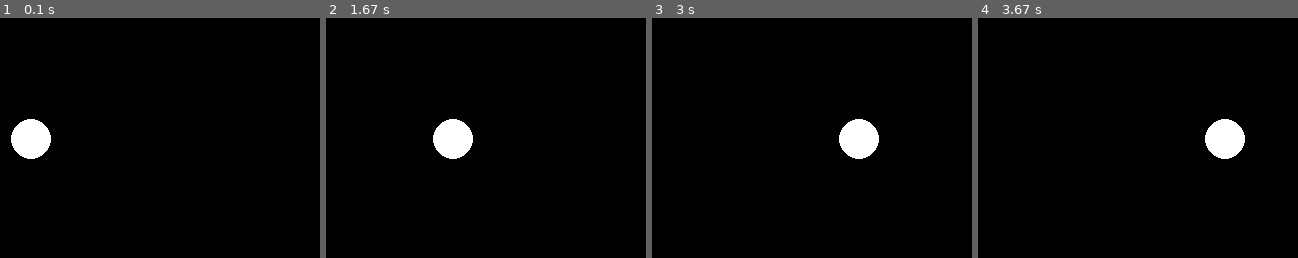
Above: before the commit, frames 1-4 (left to right).
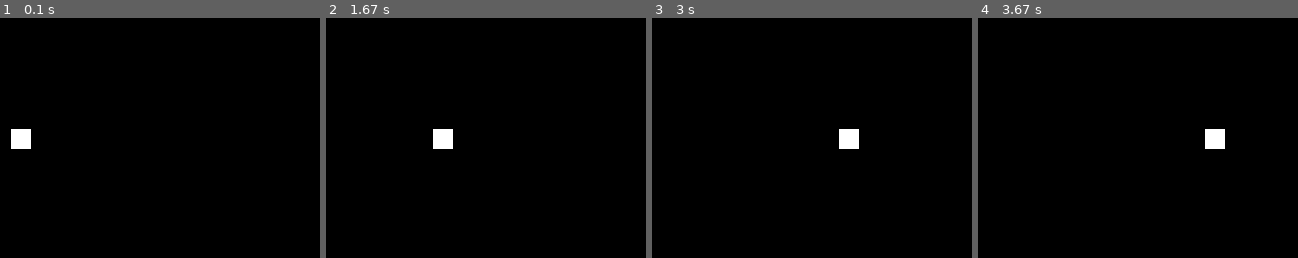
Above: after the commit, the same moments.

Repository: humrochagf/exploring-pygame
Game: pygame game, started from 05-movement-and-collision/01-simple-movement.py
The game is run twice, just before and just after one commit, with the same random seed, the same clock (stepped at 60 frames per second) and the same inputs.
Inputs:
- Up to frame 1 (0.1 s): no input
- Up to frame 2 (1.67 s): tap Enter at 0.33 s
- Up to frame 3 (3 s): no input
- Up to frame 4 (3.67 s): no input
The pictures show only the part of the screen within x 0-50%, y 25-75%; the shares and areas given below are measured in that part.

The runs differ from the first frame. In frame 1, 1.1% of the frame differs, in the area x 3-16%, y 42-59%; in frame 2, 1.1%; in frame 3, 1.1%; in frame 4, 1.1%.

Commit message:
Use the square for follow pong style

Diff:
--- a/05-movement-and-collision/01-simple-movement.py
+++ b/05-movement-and-collision/01-simple-movement.py
@@ -22,7 +22,7 @@
 
     screen.fill(BLACK)
 
-    # draws the ball with the incremented position
-    pygame.draw.ellipse(screen, WHITE, [position_x, 220, 40, 40])
+    # draws the square with the incremented position
+    pygame.draw.rect(screen, WHITE, [position_x, 230, 20, 20])
 
     pygame.display.flip()
--- a/05-movement-and-collision/02-velocity.py
+++ b/05-movement-and-collision/02-velocity.py
@@ -32,11 +32,11 @@
     if event.type == pygame.QUIT:
         break
 
-    # moves the ball at the velocity defined
+    # moves the square at the velocity defined
     position_x += velocity_x * dt
 
     screen.fill(BLACK)
 
-    pygame.draw.ellipse(screen, WHITE, [position_x, 220, 40, 40])
+    pygame.draw.rect(screen, WHITE, [position_x, 230, 20, 20])
 
     pygame.display.flip()
--- a/05-movement-and-collision/03-fps.py
+++ b/05-movement-and-collision/03-fps.py
@@ -32,6 +32,6 @@
 
     screen.fill(BLACK)
 
-    pygame.draw.ellipse(screen, WHITE, [position_x, 220, 40, 40])
+    pygame.draw.rect(screen, WHITE, [position_x, 230, 20, 20])
 
     pygame.display.flip()
--- a/05-movement-and-collision/04-colision.py
+++ b/05-movement-and-collision/04-colision.py
@@ -9,12 +9,12 @@
 
 pygame.display.set_caption('Collision')
 
-# create the ball Rect
-ball = pygame.Rect(300, 220, 40, 40)
+# create the square Rect
+square = pygame.Rect(300, 230, 20, 20)
 
 # create the pads Rect
-left_pad = pygame.Rect(20, 200, 20, 80)
-right_pad = pygame.Rect(600, 200, 20, 80)
+left_pad = pygame.Rect(20, 210, 20, 60)
+right_pad = pygame.Rect(600, 210, 20, 60)
 
 pads = [left_pad, right_pad]
 
@@ -31,16 +31,16 @@
         break
 
     # use the move function inplace
-    ball.move_ip(velocity_x * dt, 0)
+    square.move_ip(velocity_x * dt, 0)
 
     # check for collision with the pads
-    if ball.collidelist(pads) >= 0:
+    if square.collidelist(pads) >= 0:
         velocity_x = -velocity_x
 
     screen.fill(BLACK)
 
     # draw using the rect
-    pygame.draw.ellipse(screen, WHITE, ball)
+    pygame.draw.rect(screen, WHITE, square)
 
     # draw the pads
     for pad in pads:
